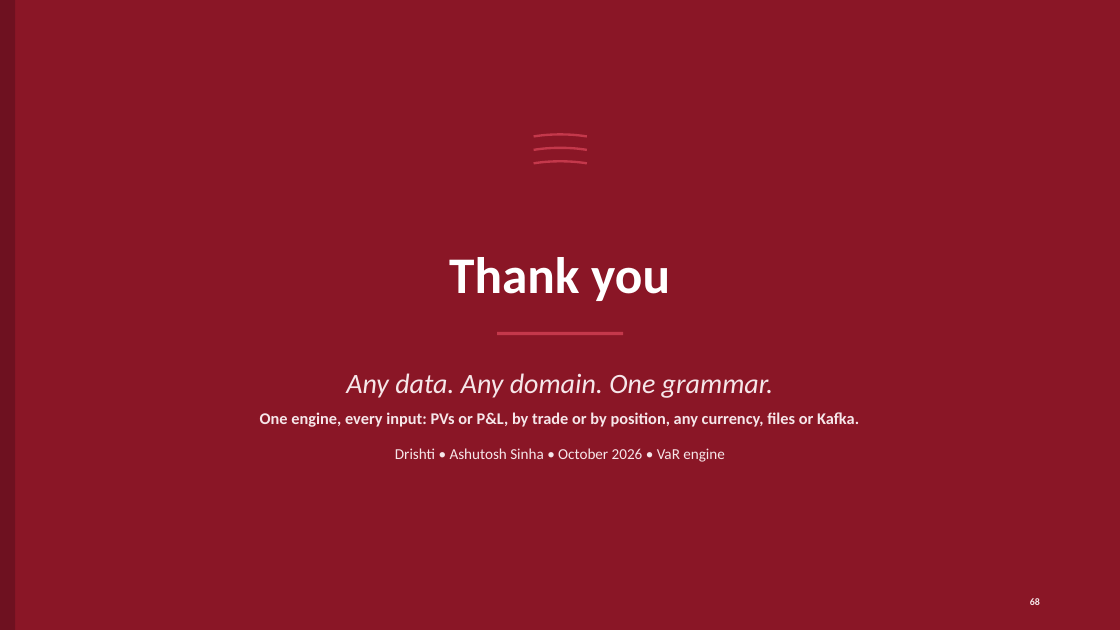
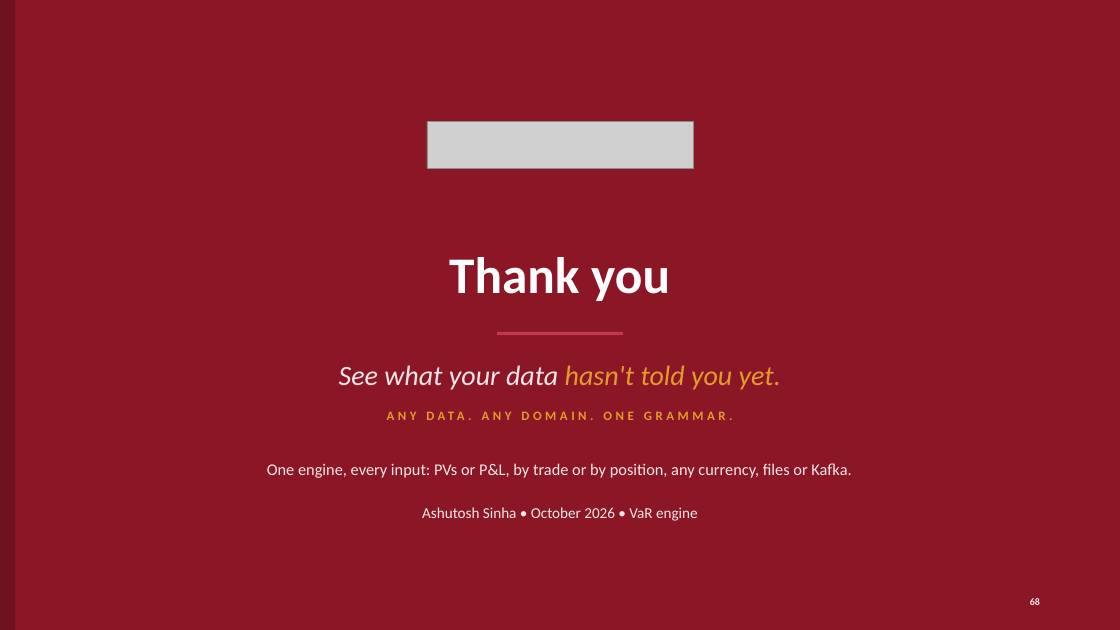
Before and after one commit to ajsinha/drishti, a slide deck: slide 68 of docs/publications/Drishti-VaR-Engine.pptx. Drawn at 1120x630 pixels with LibreOffice and Linux fonts; fonts in the diff are those of the drawing; grey boxes stand for pictures. Boxes give left, top, right and bottom in pixels: in the first picture for what was removed or moved away, otherwise in the second. Text is boxed around its words. In the diff, an @@ line names an element or a change of style, - is before the commit and + after.

Commit message:
Lenses on by default (risk,world,market; DRISHTI_LENSES= turns them off), docs and deploy files say so; decks carry the Drishti logo and the landing page's slogan, stale screenshots replaced; the data map's guide picture retaken

```diff
--- a/docs/publications/Drishti-VaR-Engine.pptx
+++ b/docs/publications/Drishti-VaR-Engine.pptx
@@ picture added at (x1=427, y1=122, x2=693, y2=168) @@
@@ arc (boxed as its full ellipse) removed at (x1=513, y1=134, x2=607, y2=158) @@
@@ arc (boxed as its full ellipse) removed at (x1=513, y1=148, x2=607, y2=171) @@
@@ arc (boxed as its full ellipse) removed at (x1=513, y1=161, x2=607, y2=185) @@
@@ text added at (x1=339, y1=365, x2=781, y2=390), 24 pt, text #E39B2D, italic @@
+See what your data hasn't told you yet.
@@ text at (x1=426, y1=411, x2=464, y2=420): text changed; size 24 to 11 pt; text colour #F6E6E9 to #E39B2D; bold on; italic off @@
-Any data. Any domain. One grammar.
+ANY DATA. ANY DOMAIN. ONE GRAMMAR.
@@ text "One engine, every input: PVs ..." moved from (x1=260, y1=412, x2=859, y2=427) to (x1=267, y1=463, x2=851, y2=478) @@
@@ text "One engine, every input: PVs ..." at (x1=267, y1=463, x2=851, y2=478): bold off @@
@@ text at (x1=422, y1=507, x2=698, y2=521): text changed @@
-Drishti • Ashutosh Sinha • October 2026 • VaR engine
+Ashutosh Sinha • October 2026 • VaR engine
```
Also in this commit, not shown: 67 other slides changed, 13 other files.
